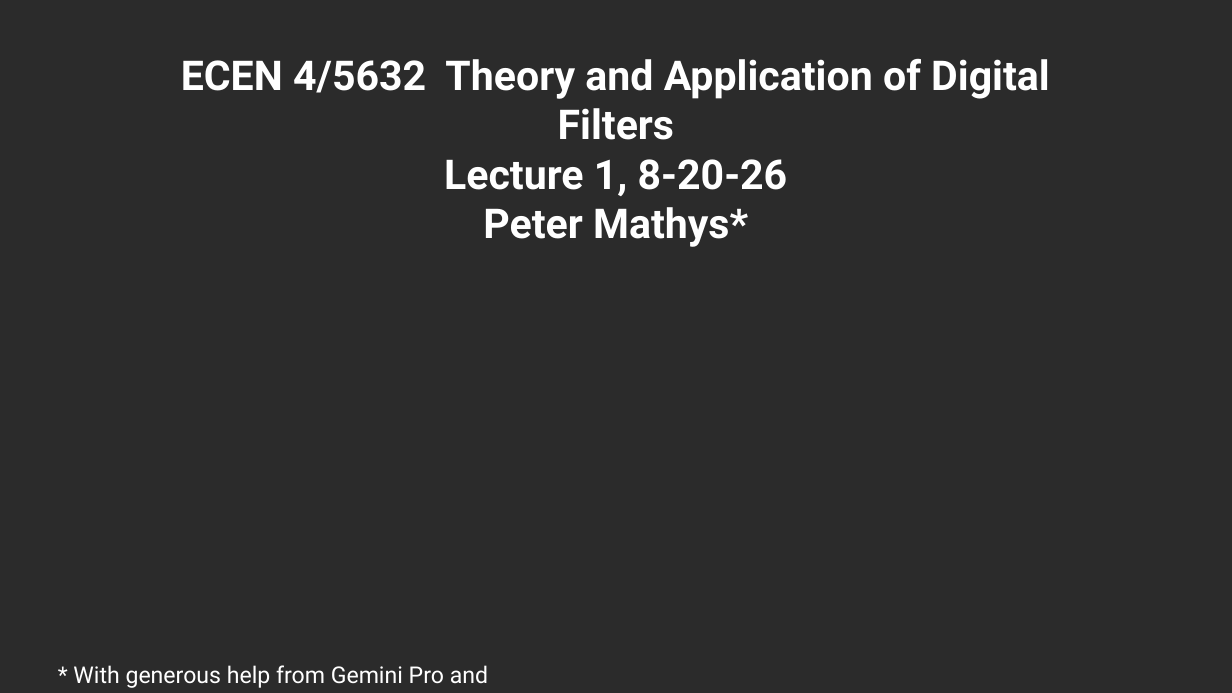
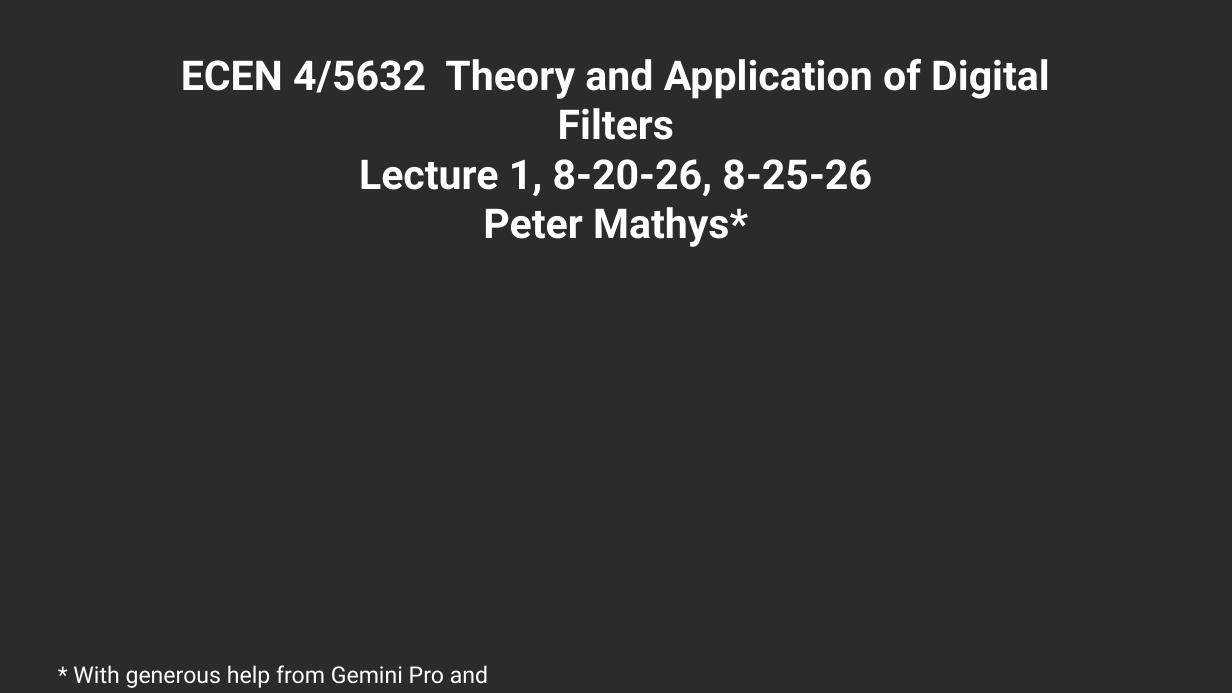
Before and after one commit to mathys2000/ecen45632_f26, a slide deck: slide 1 of lecture_slides/Week1_Lecture1_Signals_LTI_Convolution_082526_forClass.pptx. Drawn at 1232x693 pixels with LibreOffice and Linux fonts; fonts in the diff are those of the drawing; background and template pictures are left out; a plain dark background stands for a picture behind light text. Boxes give left, top, right and bottom in pixels: in the first picture for what was removed or moved away, otherwise in the second. Text is boxed around its words. In the diff, an @@ line names an element or a change of style, - is before the commit and + after.

```diff
--- a/lecture_slides/Week1_Lecture1_Signals_LTI_Convolution_082526_forClass.pptx
+++ b/lecture_slides/Week1_Lecture1_Signals_LTI_Convolution_082526_forClass.pptx
@@ text at <box>359,159,872,196</box>: text changed @@
-Lecture 1, 8-20-26
+Lecture 1, 8-20-26, 8-25-26
```
Also in this commit, not shown: 20 other files.
